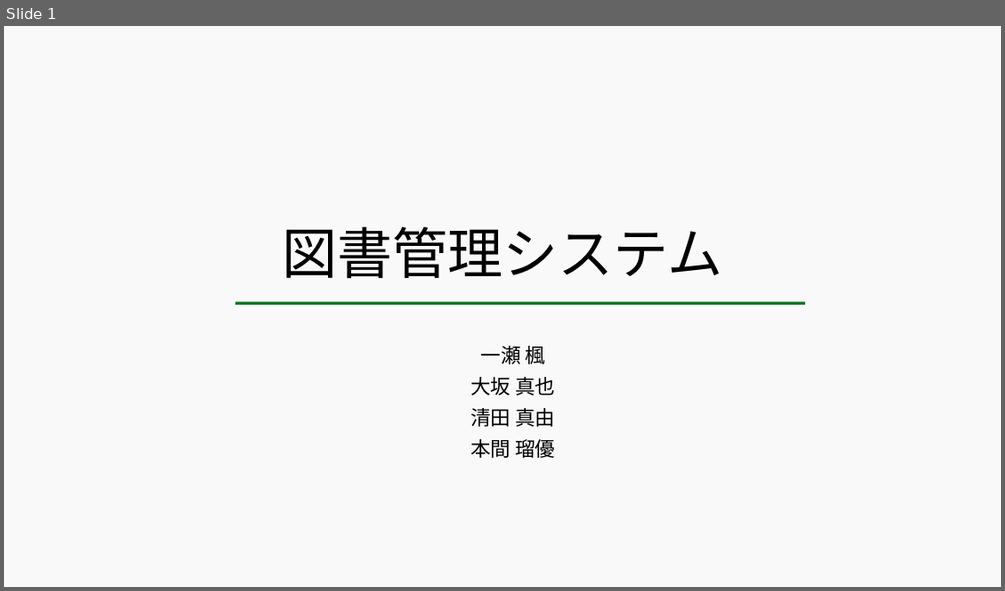
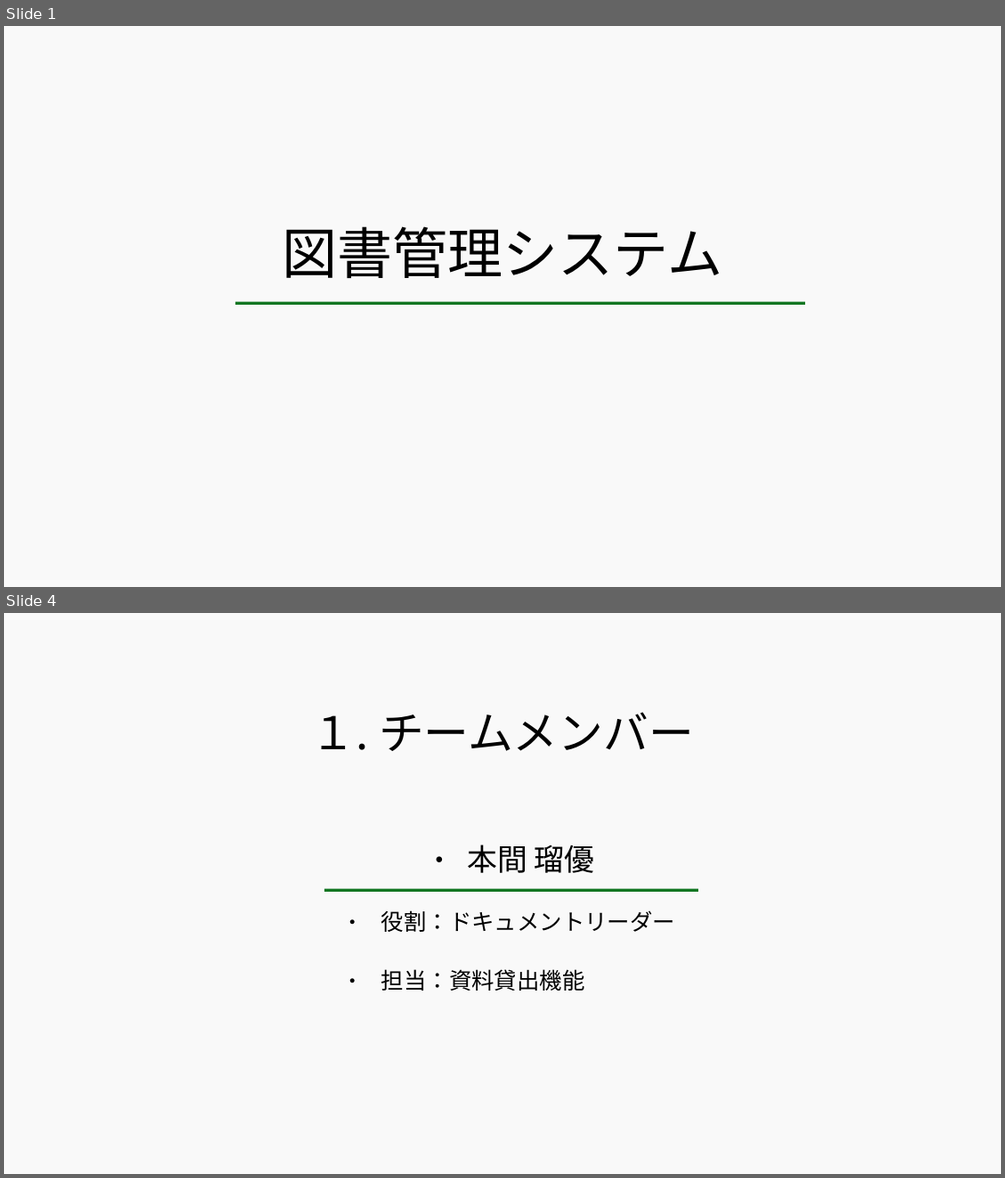
Before and after one commit to 2022java42-student008/LibraryProject, a slide deck: 図書管理システム - コピー.odp. Shown one above the other, each under a label of ours: slide 1 before the commit, slides 1 and 4 after it; the slides between them are not shown. The pictures are 1005x591 and 1005x1178 pixels, drawn with LibreOffice and Linux fonts; fonts in the diff are those of the drawing. Boxes give left, top, right and bottom in pixels: in the first picture for what was removed or moved away, otherwise in the second. Text is boxed around its words. In the diff, an @@ line names an element or a change of style, - is before the commit and + after.

```diff
--- a/図書管理システム - コピー.odp
+++ b/図書管理システム - コピー.odp
@@ slide 4 added at bbox=[4, 613, 1001, 1174], background #FFFFFF @@
@@ rectangle added at bbox=[4, 613, 1001, 1174], fill #EEEEEE at 35% opacity @@
@@ title added at bbox=[311, 712, 694, 751], 36 pt, text #000000 @@
+１. チームメンバー
@@ text added at bbox=[467, 844, 595, 873], 24 pt, text #000000 @@
+● 本間 瑠優
@@ line added from (324, 890) to (699, 890), #127622 2.3 pt @@
@@ text added at bbox=[381, 910, 675, 990], 18 pt, text #000000 @@
+● 役割：ドキュメントリーダー
+● 担当：資料貸出機能
@@ slide 1 changed as well @@
@@ subtitle removed at bbox=[470, 346, 555, 458] @@
-一瀬 楓
-大坂 真也
-清田 真由
-本間 瑠優
```
Also in this commit, not shown: 6 other slides changed, 3 other slides added.
